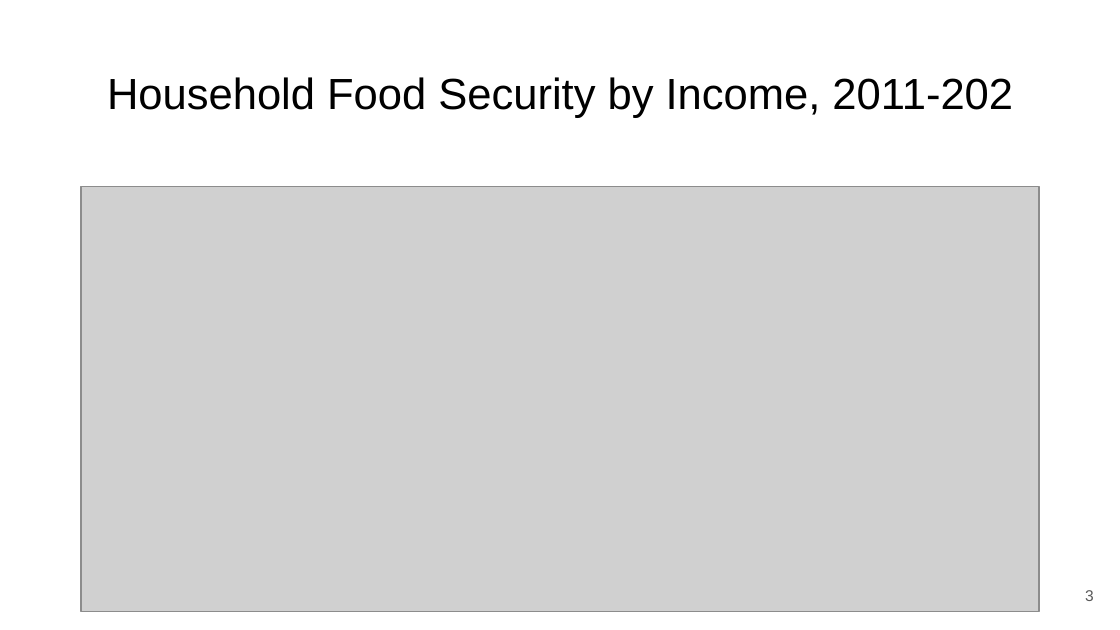
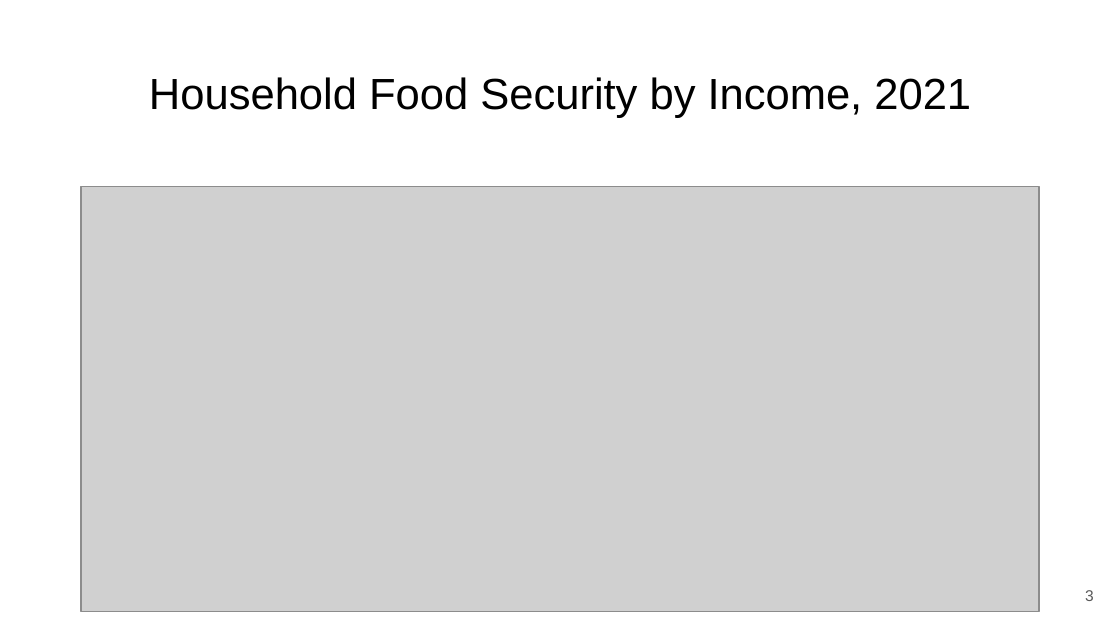
Before and after one commit to himalayahall/DATA608, a slide deck: slide 3 of Story 6/Food Security.pptx. Drawn at 1120x630 pixels with LibreOffice and Linux fonts; fonts in the diff are those of the drawing; grey boxes stand for pictures. Boxes give left, top, right and bottom in pixels: in the first picture for what was removed or moved away, otherwise in the second. Text is boxed around its words. In the diff, an @@ line names an element or a change of style, - is before the commit and + after.

```diff
--- a/Story 6/Food Security.pptx
+++ b/Story 6/Food Security.pptx
@@ title at [149, 77, 971, 118]: text changed @@
-Household Food Security by Income, 2011-202
+Household Food Security by Income, 2021
```
Also in this commit, not shown: 1 other file.
